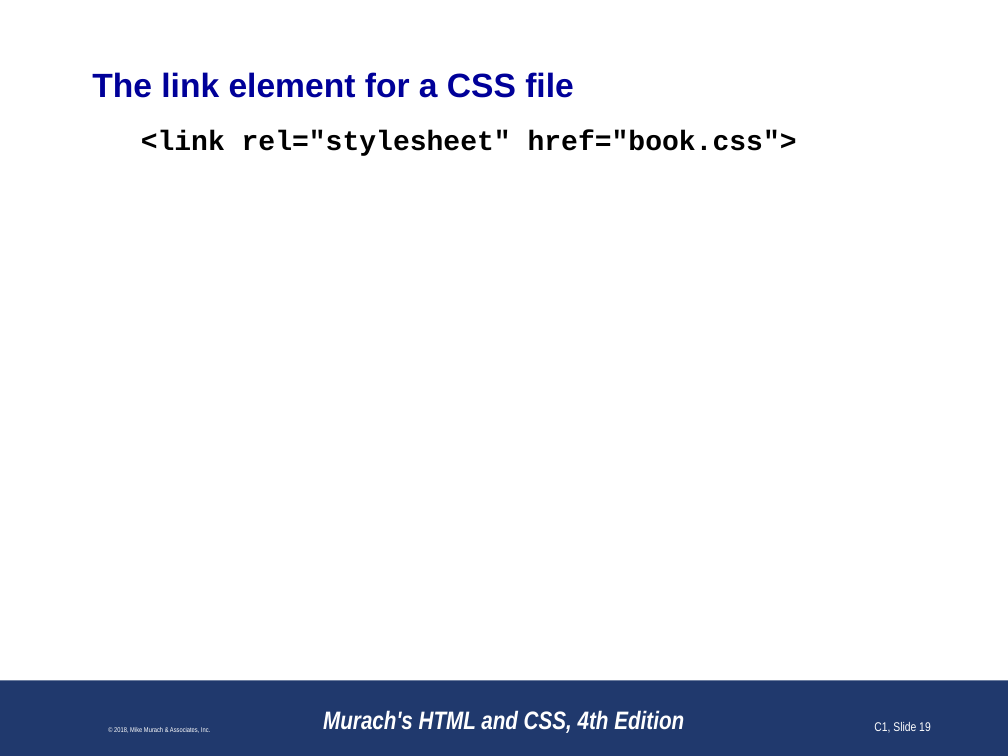
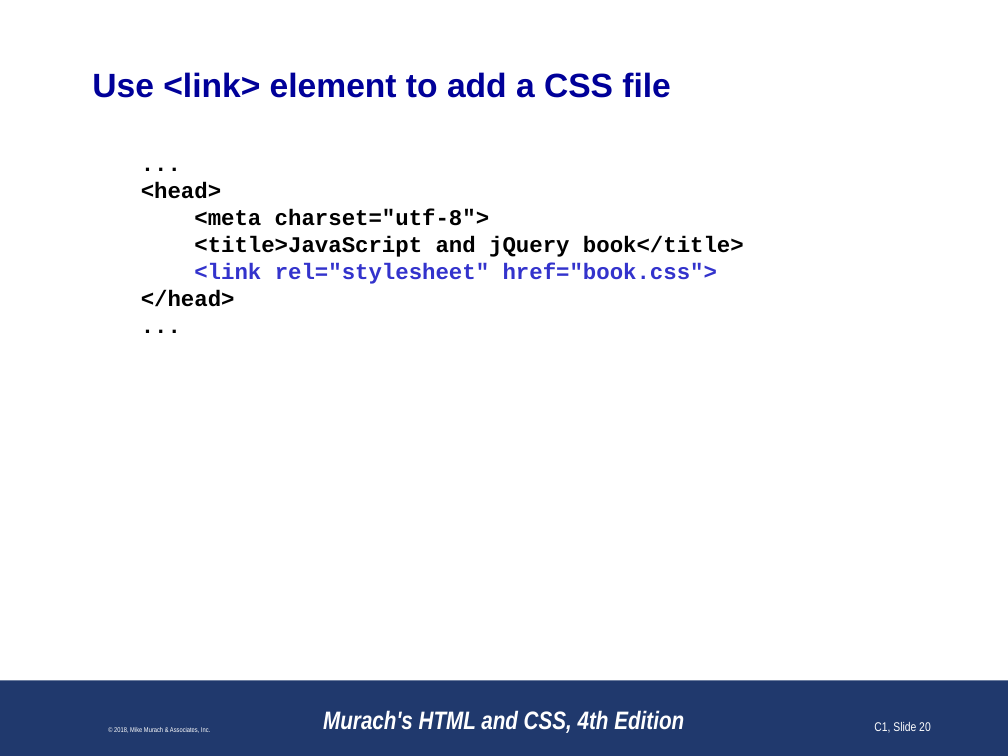
Before and after one commit to paulsmithkc/awd1000_base_lab_and_homework, a slide deck: slide 20 of murach_html_4e/slides/Chapter 1 slides (Revised).pptx (slide 19 before the commit). Drawn at 1008x756 pixels with LibreOffice and Linux fonts; fonts in the diff are those of the drawing; background and template pictures are left out. Boxes give left, top, right and bottom in pixels: in the first picture for what was removed or moved away, otherwise in the second. Text is boxed around its words. In the diff, an @@ line names an element or a change of style, - is before the commit and + after.

```diff
--- a/murach_html_4e/slides/Chapter 1 slides (Revised).pptx
+++ b/murach_html_4e/slides/Chapter 1 slides (Revised).pptx
@@ title at bbox=[92, 72, 671, 98]: text changed @@
-The link element for a CSS file
+Use <link> element to add a CSS file
@@ text at bbox=[141, 182, 744, 257]: paragraphs added @@
+...
+<head>
+<meta charset="utf-8">
+<title>JavaScript and jQuery book</title>
@@ text at bbox=[194, 263, 717, 284]: size 20 to 16 pt, text colour #000000 to #3333CC in "<link rel="stylesheet" href="book.css">" @@
@@ text at bbox=[141, 290, 235, 307]: paragraphs added @@
+</head>
+...
@@ page number at bbox=[874, 722, 931, 733]: text changed @@
-C1, Slide 19
+C1, Slide 20
```
Also in this commit, not shown: 21 other slides changed.
